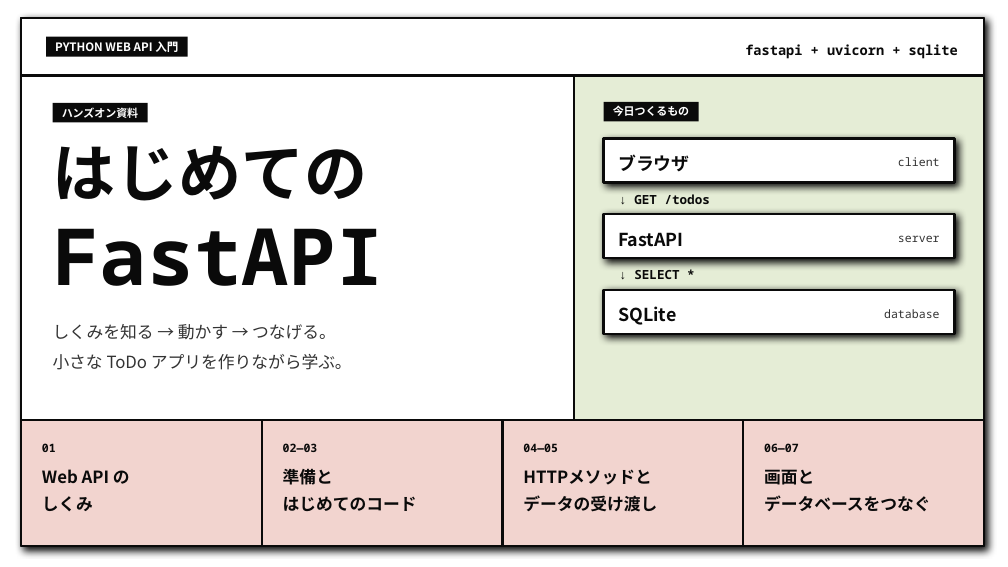
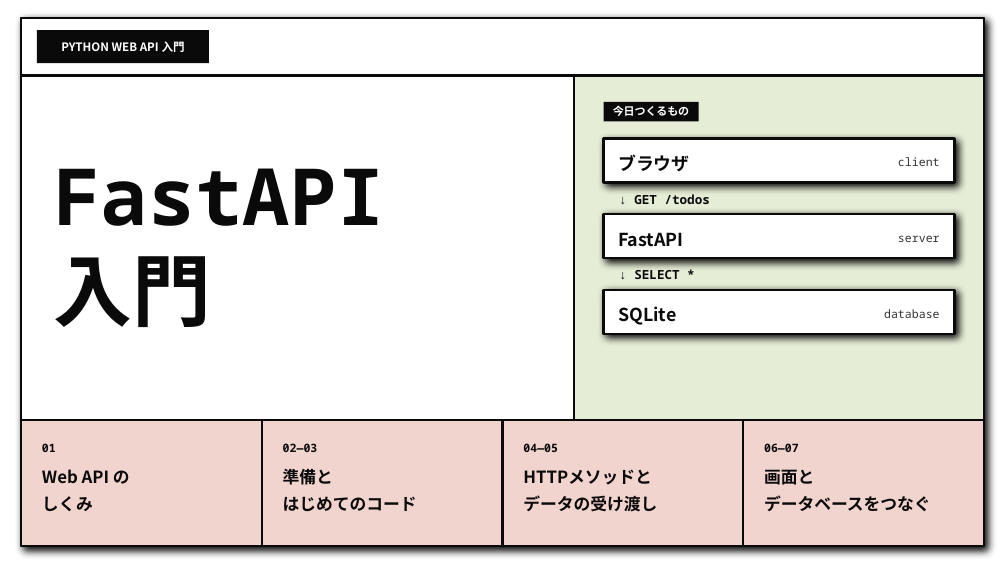
Before and after one commit to Luca-blue/study-fast-api, a slide deck: slide 1 of slides/fastapi-intro.pptx. Drawn at 1008x567 pixels with LibreOffice and Linux fonts; fonts in the diff are those of the drawing. Boxes give left, top, right and bottom in pixels: in the first picture for what was removed or moved away, otherwise in the second. Text is boxed around its words. In the diff, an @@ line names an element or a change of style, - is before the commit and + after.

Commit message:
docs(slides): add new deck and pdf, move previous deck to legacy

```diff
--- a/slides/fastapi-intro.pptx
+++ b/slides/fastapi-intro.pptx
@@ rectangle "PYTHON WEB API 入門": place and size @@
-rectangle "PYTHON WEB API 入門" at <box>46,37,188,57</box>
+rectangle "PYTHON WEB API 入門" at <box>37,30,209,64</box>
@@ text removed at <box>745,44,958,59</box> @@
-fastapi + uvicorn + sqlite
@@ rectangle removed at <box>21,76,575,420</box> @@
@@ rectangle removed at <box>52,103,147,123</box> @@
-ハンズオン資料
@@ text removed at <box>53,146,368,201</box> @@
-はじめての
@@ text "FastAPI": place and size @@
-text "FastAPI" at <box>53,228,384,286</box>
+text "FastAPI" at <box>54,168,385,327</box>
@@ text at <box>54,256,212,327</box>: paragraph added @@
+入門
@@ text removed at <box>53,324,352,370</box> @@
-しくみを知る → 動かす → つなげる。
-小さな ToDo アプリを作りながら学ぶ。
```
Also in this commit, not shown: 25 other slides changed, 1 slide added, 7 other files.
